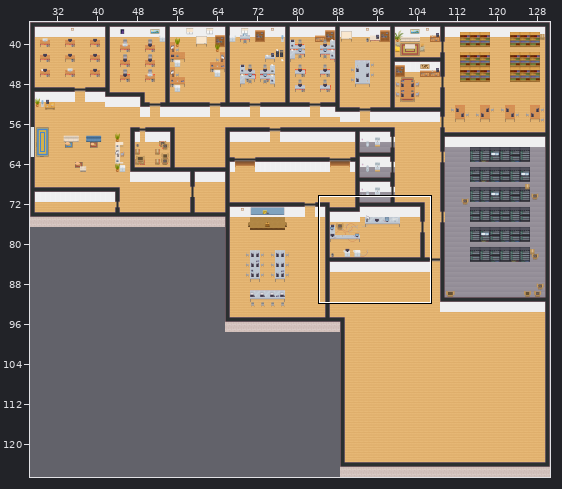
A Tiled map (JSON) gets an edit: tilesets/123.tmj. Above: a wide view before the commit, with the close-up outlined.
Close-up. As it was:
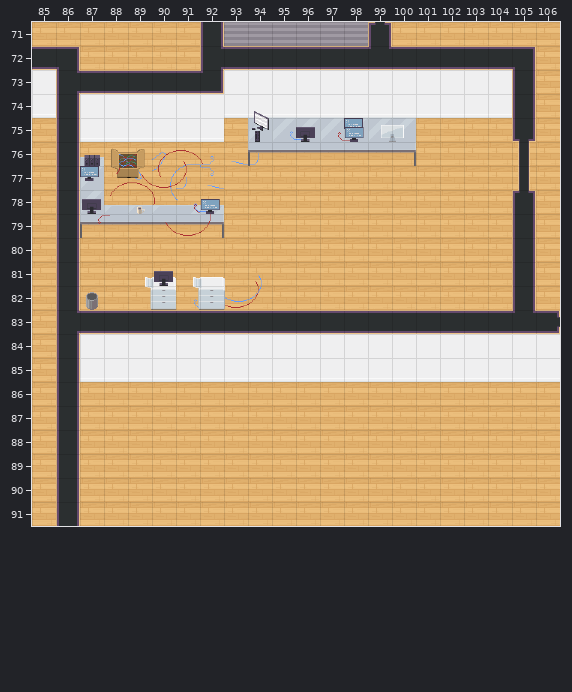
Cells are 32x32 px. Shown: x 85..106, y 71..91. The commit also changed other parts of the map, which this record leaves out. Tiles whose own drawing changed are shown in their newer look in all pictures.
Once edited:
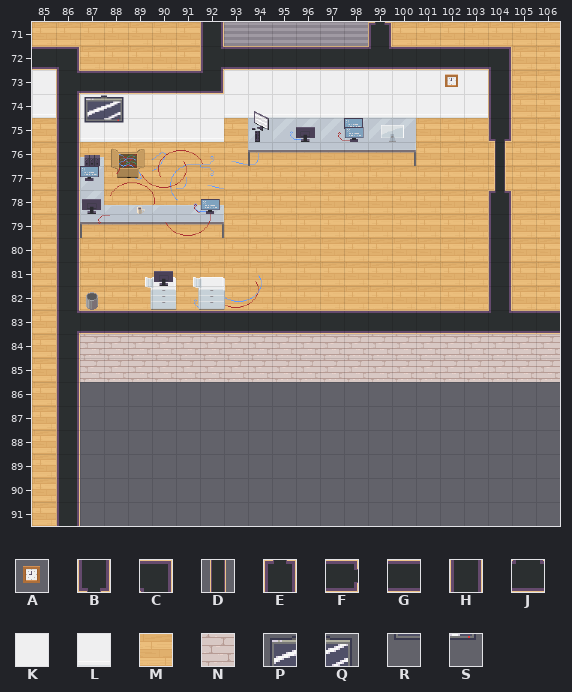
Key: from "WA_Miscellaneous_extended": A 78; from "WA_Room_Builder": B 11, C 29, D 36, E 61, F 63, G 96, H 102, J 110, K 119, L 144, M 169, N 393; from "server_test": P 42, Q 43, R 58, S 59.
_ is an empty cell.
The exact change:
{"where": "layer \"floor\""}
{"y":86,"x":87,"old":"MMMMMMMMMMMMMMMMMMMM","new":"____________________"}
{"y":87,"x":87,"old":"MMMMMMMMMMMMMMMMMMMM","new":"____________________"}
{"y":88,"x":87,"old":"MMMMMMMMMMMMMMMMMMMM","new":"____________________"}
{"y":89,"x":87,"old":"MMMMMMMMMMMMMMMMMMMM","new":"____________________"}
{"y":90,"x":87,"old":"MMMMMMMMMMMMMMMMMMMM","new":"____________________"}
{"y":91,"x":87,"old":"MMMMMMMMMMMMMMMMMMMM","new":"____________________"}
{"where": "layer \"walls\""}
{"y":72,"x":104,"old":"GC","new":"C_"}
{"y":73,"x":104,"old":"KH","new":"H_"}
{"y":74,"x":104,"old":"LH","new":"H_"}
{"y":75,"x":104,"old":"_B","new":"B_"}
{"y":78,"x":104,"old":"_E","new":"E_"}
{"y":79,"x":104,"old":"_H","new":"H_"}
{"y":80,"x":104,"old":"_H","new":"H_"}
{"y":81,"x":104,"old":"_H","new":"H_"}
{"y":82,"x":104,"old":"_H","new":"H_"}
{"y":83,"x":106,"old":"F","new":"G"}
{"y":84,"x":87,"old":"KKKKKKKKKKKKKKKKKKKK","new":"NNNNNNNNNNNNNNNNNNNN"}
{"y":85,"x":87,"old":"LLLLLLLLLLLLLLLLLLLL","new":"NNNNNNNNNNNNNNNNNNNN"}
{"where": "layer \"stuff\""}
{"y":74,"x":87,"old":"__","new":"PQ"}
{"y":75,"x":87,"old":"__","new":"RS"}
{"where": "layer \"top\""}
{"y":73,"x":102,"old":"_","new":"A"}
{"y":76,"x":104,"old":"_D","new":"D_"}
{"y":77,"x":104,"old":"_D","new":"D_"}
{"y":83,"x":104,"old":"__","new":"JG"}
{"label":"changed","picture_box":[80,46,560,526]}
